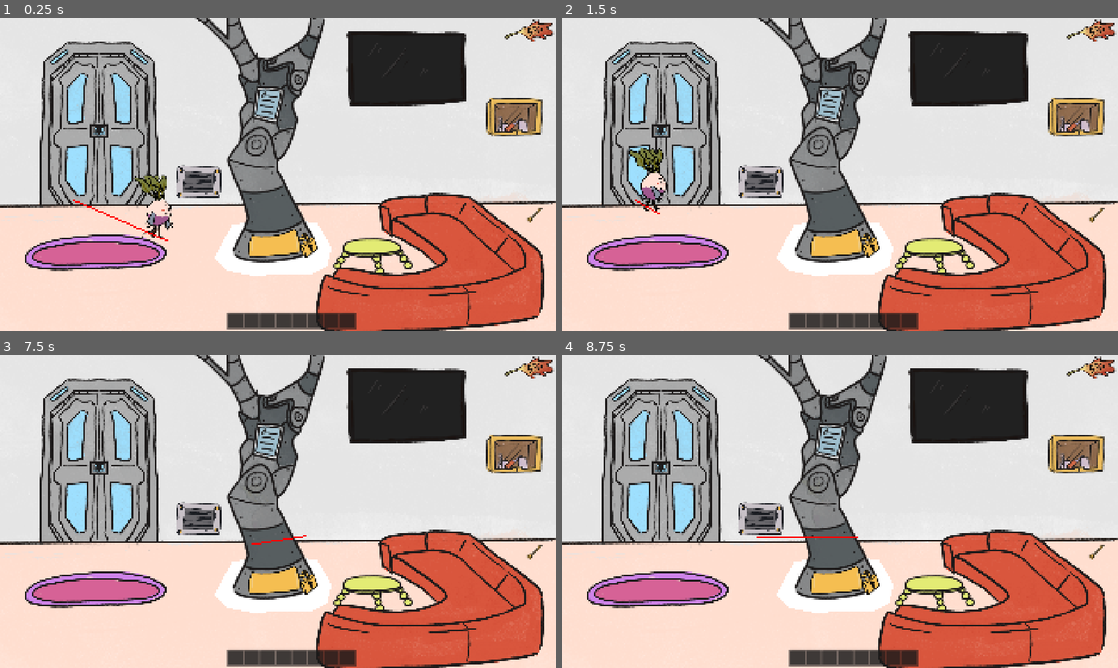
Above: before the commit, frames 1-4 (two rows, left to right).
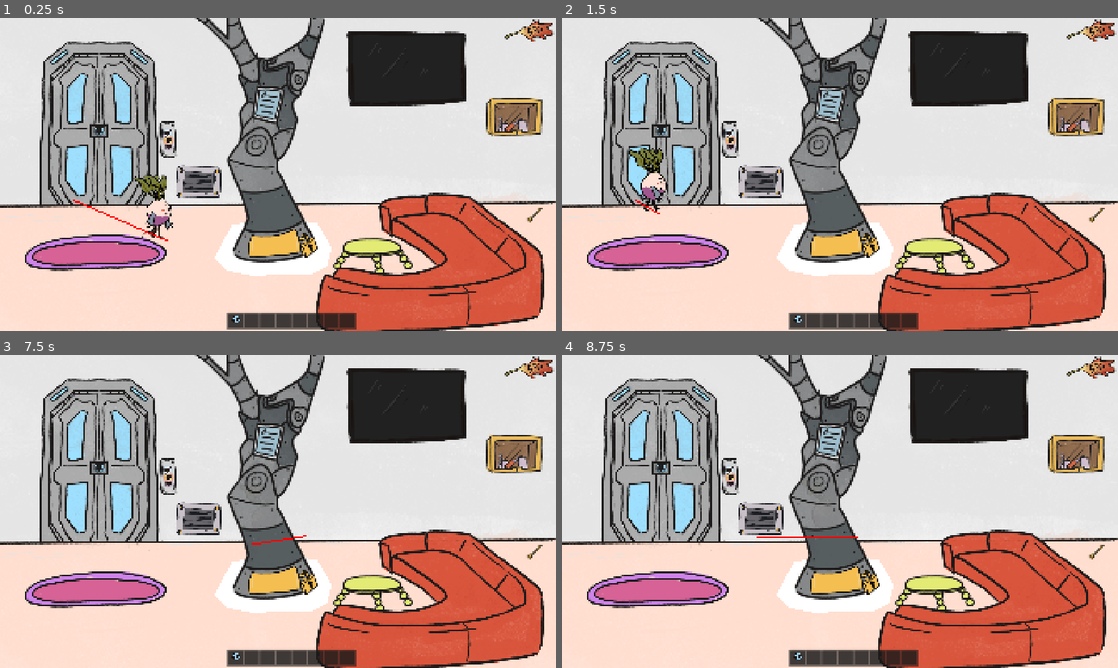
Above: after the commit, the same moments.

Repository: s0lst1ce/microjam60
Game: Godot game, scene res://main.tscn
Same seed, same stepped clock (60 frames per second), same inputs: the game is played once before the commit and once after it.
Inputs (mouse positions are in pixels of both pictures, inside the frame that each line leads up to):
- Up to frame 1 (0.25 s): no input
- Up to frame 2 (1.5 s): click (1090, 30) at 0.5 s; click (1090, 30) at 1.25 s
- Up to frame 3 (7.5 s): click (528, 367) at 2 s; move the mouse to (400, 495) at 2.77 s; press the mouse at (400, 495) at 2.78 s; move the mouse to (166, 527) at 3.52 s; release the mouse at (166, 527) at 3.53 s; click (166, 527) at 3.6 s; move the mouse to (333, 442) at 4.27 s; press the mouse at (333, 442) at 4.28 s; move the mouse to (250, 574) at 5.02 s; release the mouse at (250, 574) at 5.03 s; click (250, 574) at 5.1 s; move the mouse to (444, 558) at 5.77 s; press the mouse at (444, 558) at 5.78 s; move the mouse to (111, 464) at 6.52 s; release the mouse at (111, 464) at 6.53 s; click (111, 464) at 6.6 s; tap Enter at 7.25 s; move the mouse to (305, 511) at 7.27 s; press the mouse at (305, 511) at 7.28 s
- Up to frame 4 (8.75 s): move the mouse to (756, 433) at 8.02 s; release the mouse at (756, 433) at 8.03 s; click (756, 433) at 8.1 s

The runs differ from the first frame. In frame 1, 0.3% of the frame differs, in the area x 28-44%, y 32-98%; in frame 2, 0.3%; in frame 3, 0.3%; in frame 4, 0.3%.

Commit message:
feat: shirt buttons lock

Diff:
--- a/gui.tscn
+++ b/gui.tscn
@@ -6,6 +6,7 @@
 [ext_resource type="Script" uid="uid://d3xb16pwhmsb6" path="res://timeshift_button.gd" id="4_0wv8u"]
 [ext_resource type="Script" uid="uid://br1vdsqomcig" path="res://inventory.gd" id="4_p8208"]
 [ext_resource type="Script" uid="uid://byxc7o3xrfctq" path="res://item_slot.gd" id="5_axmix"]
+[ext_resource type="Resource" uid="uid://cdoi800n0h6lj" path="res://shirt_button_blue.tres" id="7_0wv8u"]
 
 [node name="GUI" type="CanvasLayer" unique_id=1497885613]
 
@@ -52,6 +53,7 @@
 custom_minimum_size = Vector2(50, 50)
 layout_mode = 2
 script = ExtResource("5_axmix")
+item = ExtResource("7_0wv8u")
 
 [node name="Icon" type="TextureRect" parent="Inventory/MarginContainer/GridContainer/ItemSlot" unique_id=1674530426]
 layout_mode = 1
--- a/magpie_lounge_future.tscn
+++ b/magpie_lounge_future.tscn
@@ -20,6 +20,11 @@
 [ext_resource type="Texture2D" uid="uid://delhydami2h1l" path="res://assets/furniture/pillow_button_red.png" id="18_aai37"]
 [ext_resource type="Script" uid="uid://bkm1dmqxvno4w" path="res://tv_colored_button.gd" id="18_o4wqt"]
 [ext_resource type="PackedScene" uid="uid://lv1oos2wy5qw" path="res://trapdoor.tscn" id="20_vfokk"]
+[ext_resource type="Texture2D" uid="uid://dgpwab2h3tspk" path="res://assets/furniture/button_slot.png" id="21_wmeqv"]
+[ext_resource type="Script" uid="uid://oun6ykeutmbf" path="res://shirt_button_lock.gd" id="22_uukn5"]
+[ext_resource type="Texture2D" uid="uid://dgqagp30lhwdi" path="res://assets/furniture/shirt_button_blue.png" id="23_uukn5"]
+[ext_resource type="Texture2D" uid="uid://bacu4n548akdg" path="res://assets/furniture/shirt_button_orange.png" id="24_nc0it"]
+[ext_resource type="Texture2D" uid="uid://bur6p04eyfws6" path="res://assets/furniture/shirt_button_purple.png" id="25_jvbvo"]
 
 [sub_resource type="NavigationPolygon" id="NavigationPolygon_lquwl"]
 vertices = PackedVector2Array(864.3906, 901.9922, 1039.4922, 897.0078, 1035.8906, 901.60156, 29.710938, 1070.4063, 1385 …(359 unchanged characters)…
@@ -193,3 +198,31 @@
 metadata/_custom_type_script = "uid://bkm1dmqxvno4w"
 
 [node name="Trapdoor" parent="." unique_id=1185460373 instance=ExtResource("20_vfokk")]
+
+[node name="ShirtButtonLock" type="TextureRect" parent="." unique_id=1221835761]
+offset_left = 534.0
+offset_top = 344.0
+offset_right = 617.0
+offset_bottom = 486.0
+texture = ExtResource("21_wmeqv")
+script = ExtResource("22_uukn5")
+interacts_with = Array[String](["shirt_button_blue", "shirt_button_orange", "shirt_button_purple"])
+metadata/_custom_type_script = "uid://cg47jubodtsch"
+
+[node name="ShirtButtonBlue" type="Sprite2D" parent="ShirtButtonLock" unique_id=247487217]
+visible = false
+position = Vector2(45, 56)
+scale = Vector2(0.05, 0.05)
+texture = ExtResource("23_uukn5")
+
+[node name="ShirtButtonOrange" type="Sprite2D" parent="ShirtButtonLock" unique_id=1016633624]
+visible = false
+position = Vector2(48, 80)
+scale = Vector2(0.05, 0.05)
+texture = ExtResource("24_nc0it")
+
+[node name="ShirtButtonPurple" type="Sprite2D" parent="ShirtButtonLock" unique_id=1931648730]
+visible = false
+position = Vector2(50, 102)
+scale = Vector2(0.05, 0.05)
+texture = ExtResource("25_jvbvo")
--- /dev/null
+++ b/shirt_button_blue.tres
@@ -0,0 +1,10 @@
+[gd_resource type="Resource" script_class="ItemData" format=3 uid="uid://cdoi800n0h6lj"]
+
+[ext_resource type="Script" uid="uid://i5ms0ackvnbo" path="res://item_data.gd" id="1_8np6i"]
+[ext_resource type="Texture2D" uid="uid://dgqagp30lhwdi" path="res://assets/furniture/shirt_button_blue.png" id="1_mphf1"]
+
+[resource]
+script = ExtResource("1_8np6i")
+name = "shirt_button_blue"
+icon = ExtResource("1_mphf1")
+metadata/_custom_type_script = "uid://i5ms0ackvnbo"
--- /dev/null
+++ b/shirt_button_lock.gd
@@ -0,0 +1,13 @@
+extends Furniture
+
+@onready var blue = $ShirtButtonBlue
+@onready var orange = $ShirtButtonOrange
+@onready var purple = $ShirtButtonPurple
+
+func _interact_with(item: ItemData) -> void:
+	if item.name == "shirt_button_blue":
+		blue.show()
+	elif item.name == "shirt_button_orange":
+		orange.show()
+	elif item.name == "shirt_button_purple":
+		purple.show()
--- /dev/null
+++ b/shirt_button_orange.tres
@@ -0,0 +1,10 @@
+[gd_resource type="Resource" script_class="ItemData" format=3 uid="uid://depxxd2c4oksh"]
+
+[ext_resource type="Texture2D" uid="uid://bacu4n548akdg" path="res://assets/furniture/shirt_button_orange.png" id="1_tehr7"]
+[ext_resource type="Script" uid="uid://i5ms0ackvnbo" path="res://item_data.gd" id="2_cmgjg"]
+
+[resource]
+script = ExtResource("2_cmgjg")
+name = "shirt_button_orange"
+icon = ExtResource("1_tehr7")
+metadata/_custom_type_script = "uid://i5ms0ackvnbo"
--- /dev/null
+++ b/shirt_button_purple.tres
@@ -0,0 +1,10 @@
+[gd_resource type="Resource" script_class="ItemData" format=3 uid="uid://cftowlxhsjy16"]
+
+[ext_resource type="Texture2D" uid="uid://bur6p04eyfws6" path="res://assets/furniture/shirt_button_purple.png" id="1_6jt70"]
+[ext_resource type="Script" uid="uid://i5ms0ackvnbo" path="res://item_data.gd" id="2_vfj62"]
+
+[resource]
+script = ExtResource("2_vfj62")
+name = "shirt_button_purple"
+icon = ExtResource("1_6jt70")
+metadata/_custom_type_script = "uid://i5ms0ackvnbo"
--- a/squirrel_bedroom_future.tscn
+++ b/squirrel_bedroom_future.tscn
@@ -1,7 +1,6 @@
 [gd_scene format=3 uid="uid://di3q3x5gg215s"]
 
 [ext_resource type="Texture2D" uid="uid://b3d8uaen5us5p" path="res://assets/squirrel_bedroom_future.png" id="1_cxose"]
-[ext_resource type="Texture2D" uid="uid://cauhx4rxceaup" path="res://assets/furniture/tv.png" id="6_n8k7j"]
 
 [sub_resource type="NavigationPolygon" id="NavigationPolygon_lquwl"]
 vertices = PackedVector2Array(1173.8672, 770.1797, 1824.7969, 766.97656, 1845.3984, 767.3906, 1842.5938, 906.28906, 115 …(292 unchanged characters)…
@@ -26,7 +25,3 @@
 y_sort_enabled = true
 texture = ExtResource("1_cxose")
 centered = false
-
-[node name="Tv" type="Sprite2D" parent="." unique_id=1305802874]
-position = Vector2(1532, 227)
-texture = ExtResource("6_n8k7j")
Binary file added: assets/furniture/shirt_button_blue.png
Not shown, added: assets/furniture/shirt_button_blue.png.import
Binary file added: assets/furniture/shirt_button_orange.png
Not shown, added: assets/furniture/shirt_button_orange.png.import
Binary file added: assets/furniture/shirt_button_purple.png
Not shown, added: assets/furniture/shirt_button_purple.png.import
Not shown, added: shirt_button_lock.gd.uid
